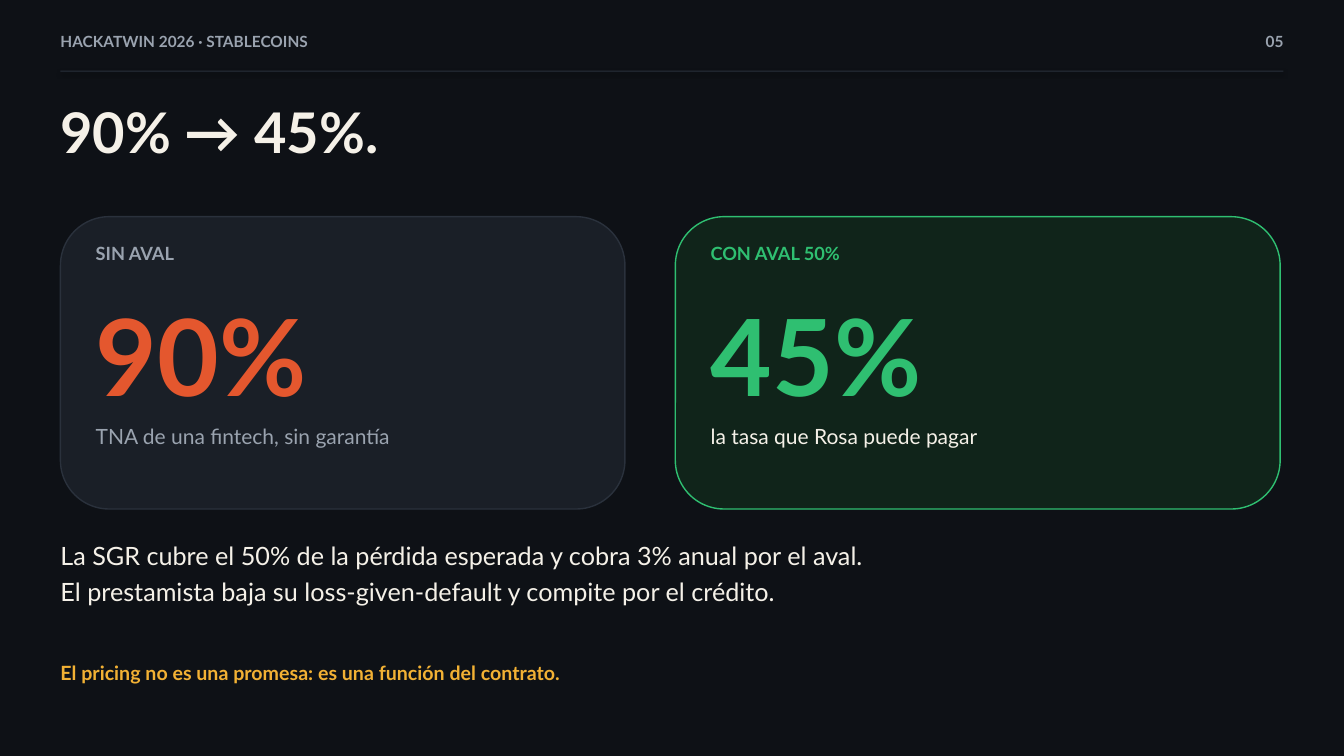
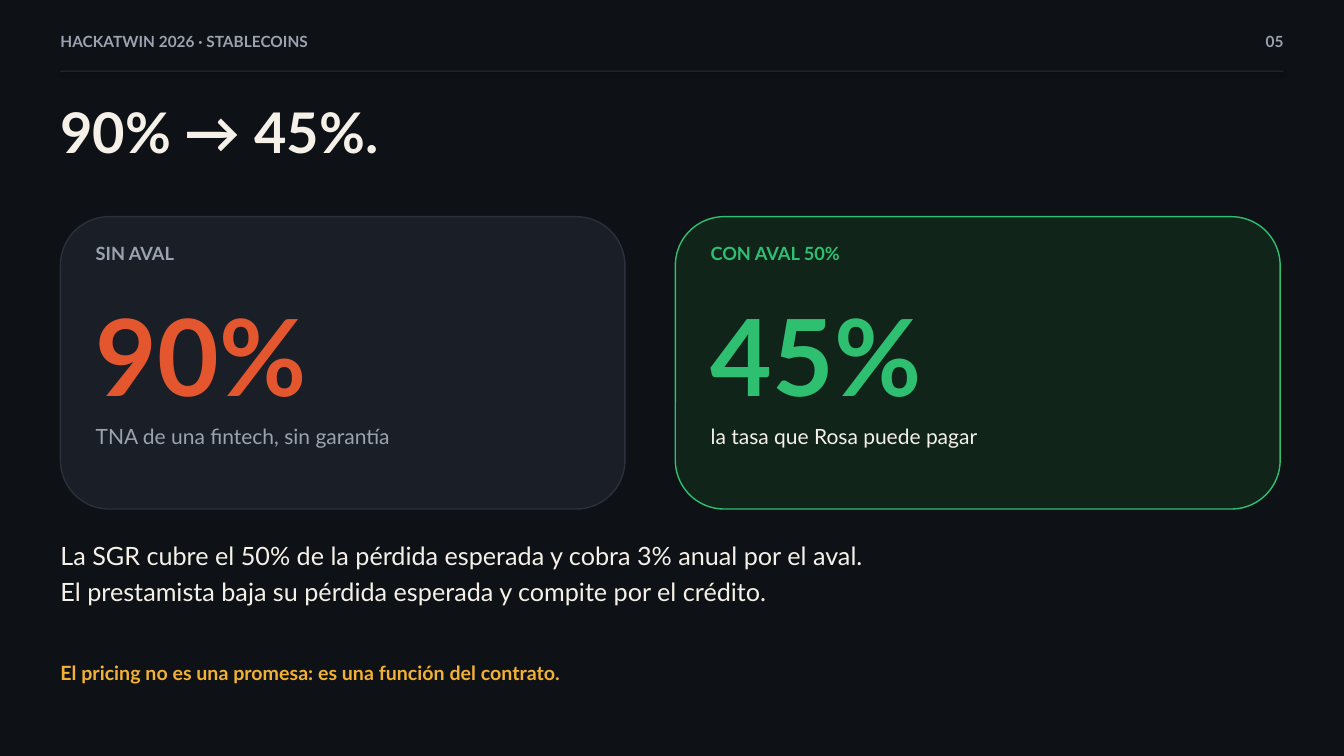
Before and after one commit to dav1dchaparro/hackatwin, a slide deck: slide 5 of docs/proposal/AVAL_PITCH.pptx. Drawn at 1344x756 pixels with LibreOffice and Linux fonts; fonts in the diff are those of the drawing. Boxes give left, top, right and bottom in pixels: in the first picture for what was removed or moved away, otherwise in the second. Text is boxed around its words. In the diff, an @@ line names an element or a change of style, - is before the commit and + after.

```diff
--- a/docs/proposal/AVAL_PITCH.pptx
+++ b/docs/proposal/AVAL_PITCH.pptx
@@ text at (x1=60, y1=582, x2=766, y2=606): text changed @@
-El prestamista baja su loss-given-default y compite por el crédito.
+El prestamista baja su pérdida esperada y compite por el crédito.
```
Also in this commit, not shown: 3 other files.
